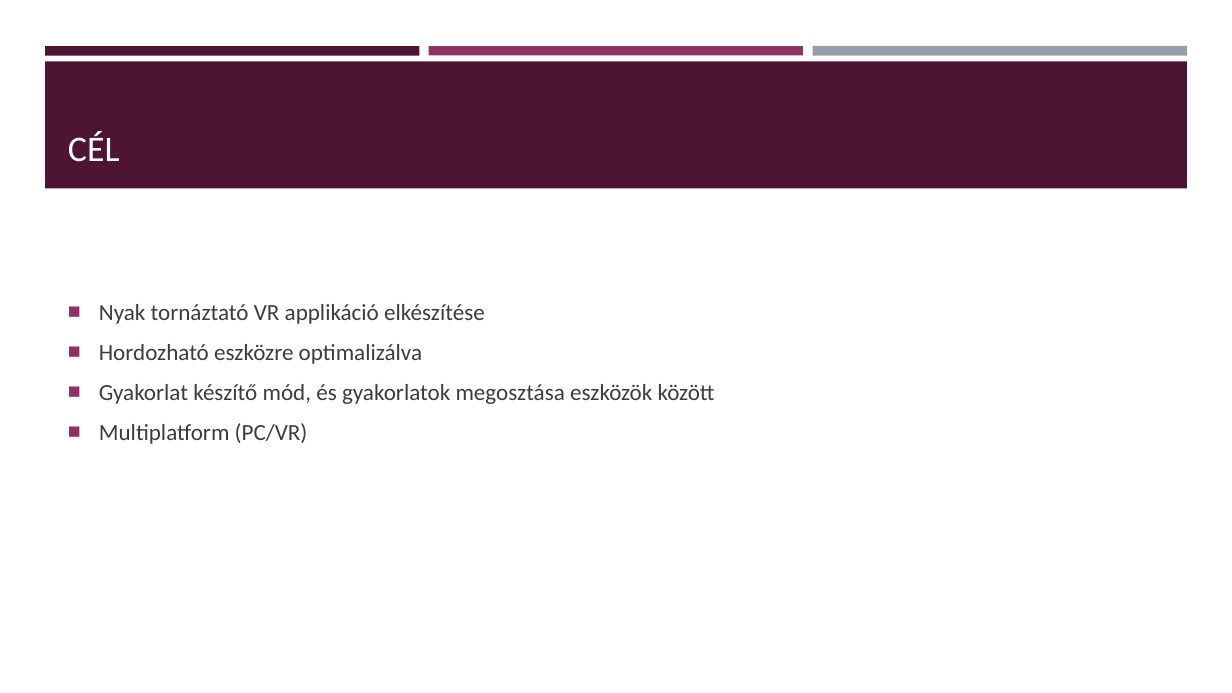
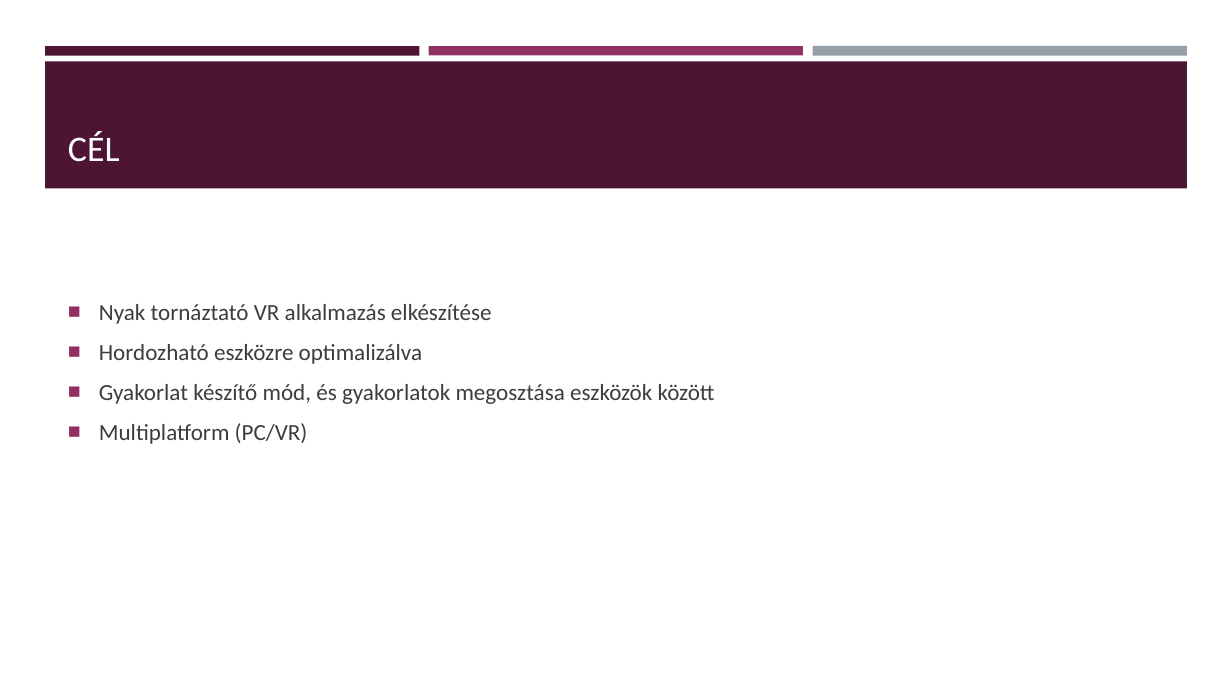
Before and after one commit to KihiraLove/Szakdoga, a slide deck: slide 2 of Documents/VR játék fejlesztés Rehabilitációs célra.pptx. Drawn at 1232x693 pixels with LibreOffice and Linux fonts; fonts in the diff are those of the drawing. Boxes give left, top, right and bottom in pixels: in the first picture for what was removed or moved away, otherwise in the second. Text is boxed around its words. In the diff, an @@ line names an element or a change of style, - is before the commit and + after.

```diff
--- a/Documents/VR játék fejlesztés Rehabilitációs célra.pptx
+++ b/Documents/VR játék fejlesztés Rehabilitációs célra.pptx
@@ text at (99,304,492,324): text changed @@
-■ Nyak tornáztató VR applikáció elkészítése
+■ Nyak tornáztató VR alkalmazás elkészítése
```
Also in this commit, not shown: 1 other slide changed, 1 other file.
